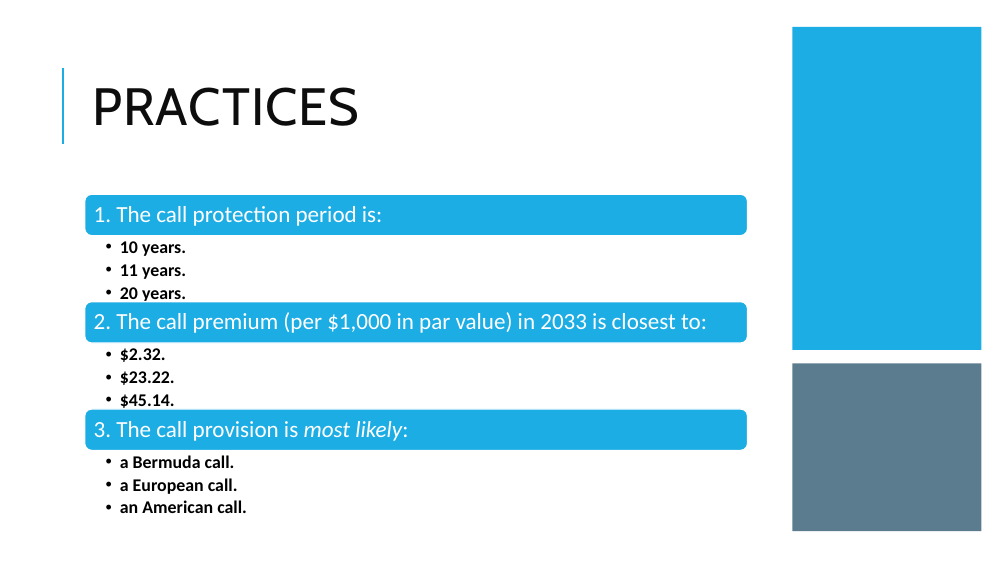
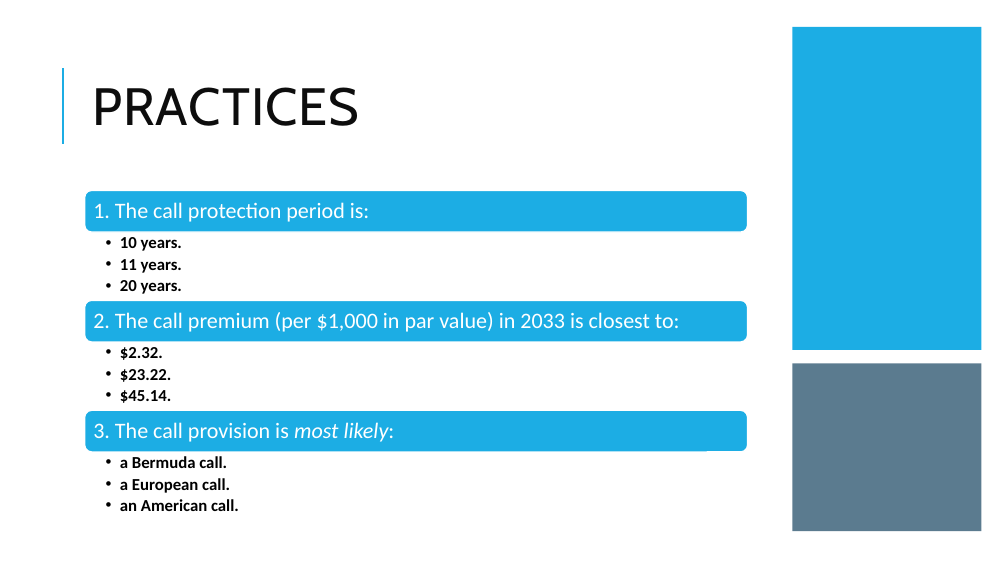
Before and after one commit to Isco0530/data, a slide deck: slide 47 of Fixed Income.pptx. Drawn at 1008x567 pixels with LibreOffice and Linux fonts; fonts in the diff are those of the drawing. Boxes give left, top, right and bottom in pixels: in the first picture for what was removed or moved away, otherwise in the second. Text is boxed around its words. In the diff, an @@ line names an element or a change of style, - is before the commit and + after.

```diff
--- a/Fixed Income.pptx
+++ b/Fixed Income.pptx
@@ rounded rectangle: place and size @@
-rounded rectangle at <box>85,194,748,236</box>
+rounded rectangle at <box>85,191,748,232</box>
@@ size 22 to 21 pt in 3 elements at <box>93,422,395,442</box>, <box>93,312,680,332</box>, <box>93,202,370,222</box> @@
@@ size 17 to 16 pt in 3 elements at <box>120,347,171,403</box>, <box>120,237,182,294</box>, <box>120,456,239,511</box> @@
```
Also in this commit, not shown: 5 slides added.
